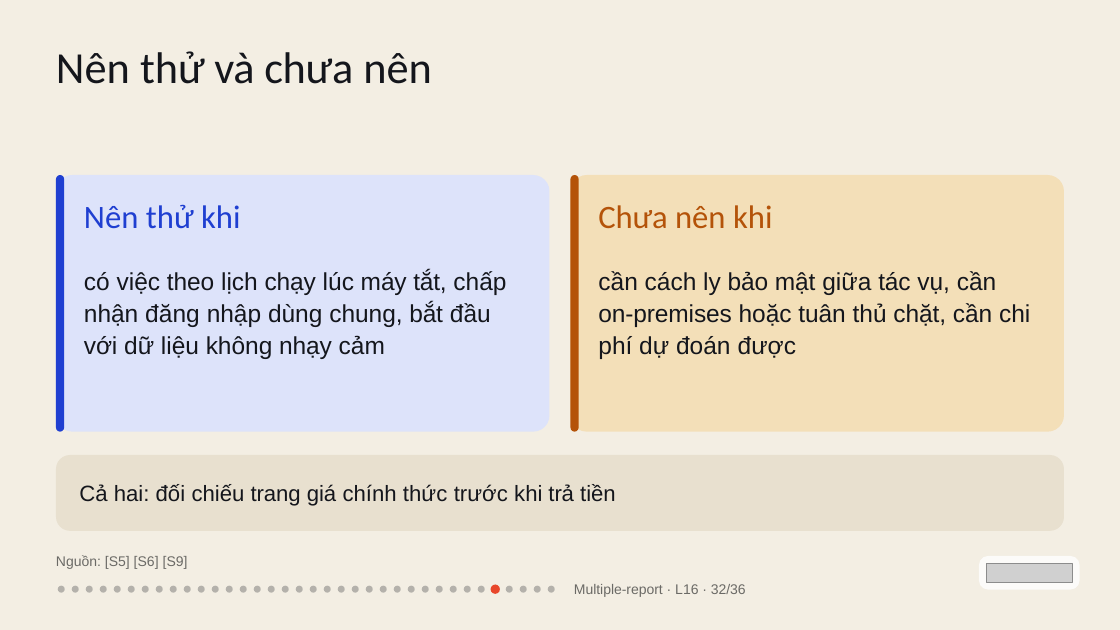
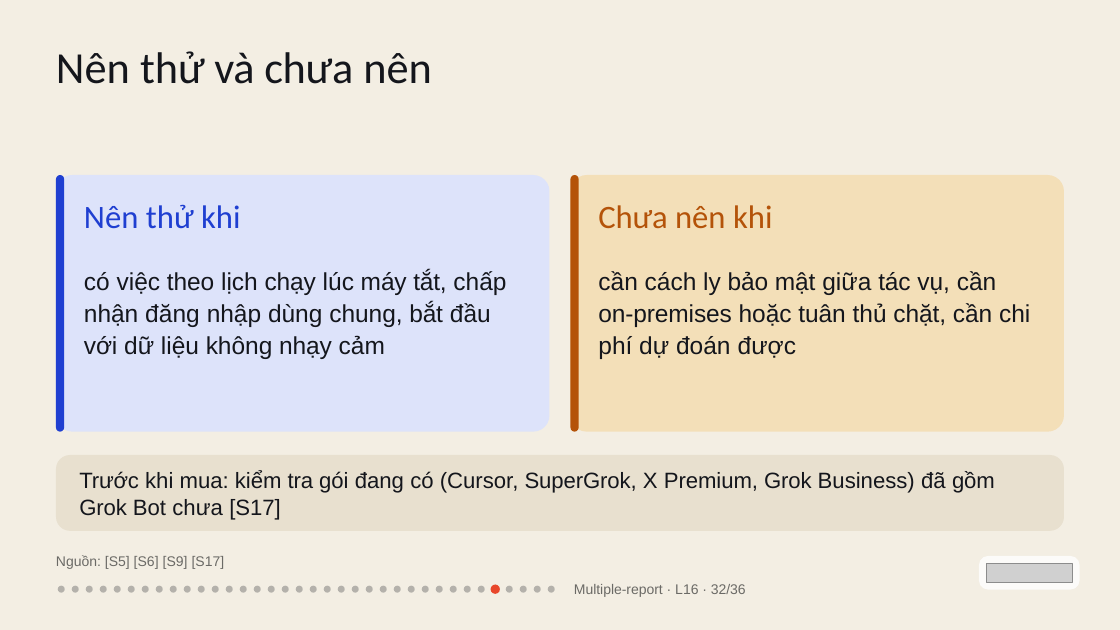
Before and after one commit to vohoailinh90/Multiple-report, a slide deck: slide 32 of lessons/L16/L16.pptx. Drawn at 1120x630 pixels with LibreOffice and Linux fonts; fonts in the diff are those of the drawing; grey boxes stand for pictures. Boxes give left, top, right and bottom in pixels: in the first picture for what was removed or moved away, otherwise in the second. Text is boxed around its words. In the diff, an @@ line names an element or a change of style, - is before the commit and + after.

```diff
--- a/lessons/L16/L16.pptx
+++ b/lessons/L16/L16.pptx
@@ text at (x1=79, y1=470, x2=995, y2=520): text changed @@
-Cả hai: đối chiếu trang giá chính thức trước khi trả tiền
+Trước khi mua: kiểm tra gói đang có (Cursor, SuperGrok, X Premium, Grok Business) đã gồm Grok Bot chưa [S17]
@@ text at (x1=56, y1=555, x2=225, y2=569): text changed @@
-Nguồn: [S5] [S6] [S9]
+Nguồn: [S5] [S6] [S9] [S17]
```
Also in this commit, not shown: 7 other slides changed, 1 slide added, 1 slide removed, 1 other file.
